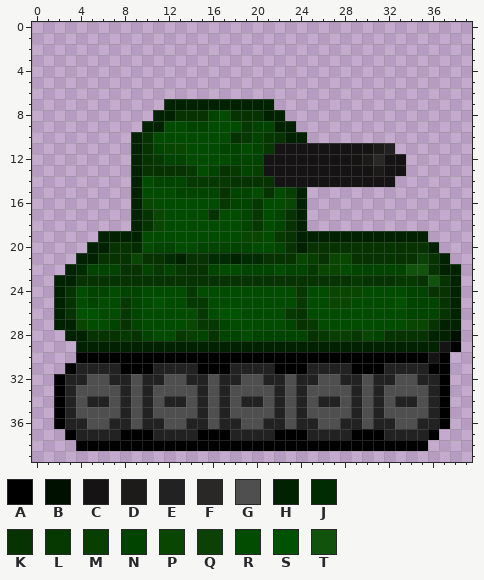
Two states of a pixel-art sprite, trunk/Images/tank4.png. The first picture shows the starting point.
The file is 40x40 pixels. Pixels under 10% opacity are left out. Colours within 5 levels of each other are drawn and written as one.
Palette (. is transparent): A #000000  B #001000  C #151313  D #1c1b1a  E #222222  F #2a2827  G #4f4f4f  H #012201  J #012b01  K #063301  L #053901  M #073f01  N #014400  P #084601  Q #0b4007  R #014c00  S #005200  T #11530d
Pixels before, first column x 2:
 7 ..........HHHHHHHHHH.................
 8 .........HHKKKNRKKKHH................
 9 ........HHRRNNRRRLNNHH...............
10 .......HKRRRRRRRKLNLKHH..............
11 .......HKNPPRRRNNRNLCCCCCCCCCDE......
12 .......HKLNNRRRRNNNCCCCCCCCCDFCC.....
13 .......HKKKKLRNKLNMCCCCCCCCCCDCC.....
14 .......HRNNNLLLLKKKKCCCCCCCCCCC......
15 .......HRRRNNNNKNNRKRMH..............
16 .......HPRRRRRRLNNLRRPH..............
17 .......HKPRRRRKRRNLRNKH..............
18 .......HKPRRRRRRRNLRNKH..............
19 ....HHHHRRRRRRRRRPPRLKHHHHHHHHHHHH...
20 ...HHKKJRNNRRNNNNNRRNKHKKKKKKKKKKKH..
21 ..HHKKKPKKJHKKJJHJJKKKPMKPPKKKKKKQKH.
22 .HJNNNKKNLNLKKNRRNNNRNNLPPRNNNNNTTKHH
23 HHKKKKKKKKKKKKKKKKKKKKKKKKKLKKKLLKTKH
24 HKRNNRNNRRRRLRRRRRRRRRLRRPPPRRRRNNKKH
25 HKRNRRLNRSRRLLRRRRRRRRLRRPPRRRRSNNNKH
26 HKSSRRLNRRRRRLRSSRRRRLKRRRRRRRRRNNNKH
27 HHPRRNKNRRRRPLLNRRRRRNKLRRRRRRRRPPKHH
28 .HHKKKLKNRRLMNKNNRNNNNNKLMMLPNKKKKHHB
29 ..HHHHHHHHHHHHHHHHHHHHHHHHHHHHHHHHHCA
30 ..AAAAAAAAAAAAAAAAAAAAAAAAAAAAAAAACA.
31 .AEEEEAAAEEEEAAAEEEEAAAEEEEAAAEEEEAA.
32 AEEGGEEGEEGGEEGEEGGEEGEEGGEEGEEGGEEA.
33 AEGGGGEGEGGGGEGEGGGGEGEGGGGEGEGGGGEA.
34 AEGEEGEGEGEEGEGEGEEGEGEGEEGEGEGEEGEA.
35 AEGGGGEGEGGGGEGEGGGGEGEGGGGEGEGGGGEA.
36 AEEGGEEGEEGGEEGEEGGEEGEEGGEEGEEGGEEA.
37 .AEEEEAAAEEEEAAAEEEEAAAEEEEAAAEEEEA..
38 ..AAAAAAAAAAAAAAAAAAAAAAAAAAAAAAAA...
And afterwards:
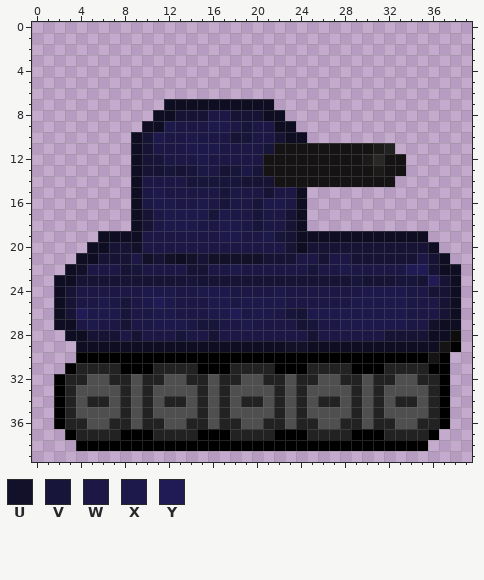
Colours new in this view: U #13102a  V #18153b  W #1c1745  X #1e194b  Y #211b55
Changes in this commit:
colour B: #001000 -> #0d0d0d
colour H: #012201 -> #0f0d21
colour K: #063301 -> #161335
Changed rows in their new state; - is a pixel that keeps its letter.
first column x 4:
 8 ------------WW-------------------
 9 --------XWWWXXWVWW---------------
10 -------XWWXWWW-VWW---------------
11 -------WWWXXXWWWWV---------------
12 -------VWWWXWWWWW----------------
13 --------V-VWW-VWV----------------
14 ------WWWWVVVVV------------------
15 ------WXWWWWWVWWW-WW-------------
16 ------WXXWWXWVWWVXXW-------------
17 -------WXXXXVXWWVWW--------------
18 -------WXXXWWXXWVWW--------------
19 ------WWWWWWWXXWWXV--------------
20 -----UWWWWWWWWWWWWW--------------
21 -----WU-U-U-UUUUU---WW-WW------W-
22 UWWW-VWWWW--WWXWWWWWWVWWXWWWWWYY-
23 ----------V--------------V---VV-Y
24 WWWWWWXXXWWXXXWWWWXWWWWWWWXXXXWW-
25 WWXWVWXYXWWWXXWXXXXWWWWWWXXXXXWWW
26 YXXXVWWXXWWWXXYWXXWV-XXXXXXXXXWWW
27 WXWW-WWXXXWVVWWXWWWW-VWWXXXXXXWWU
28 ----W-WWWVWW-WWWWWWWW-WWWWWW-----
29 -------------------UU------------
